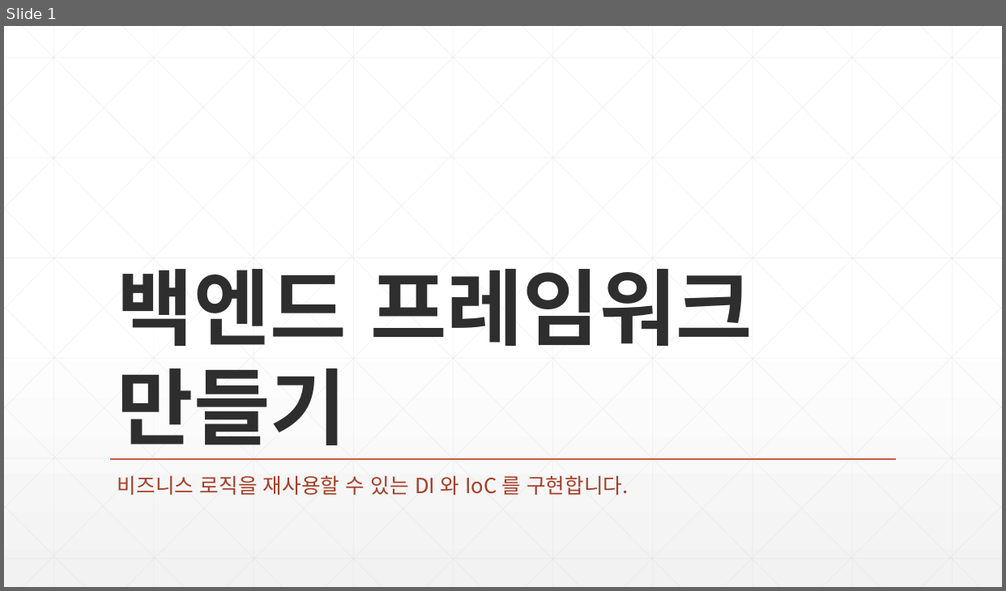
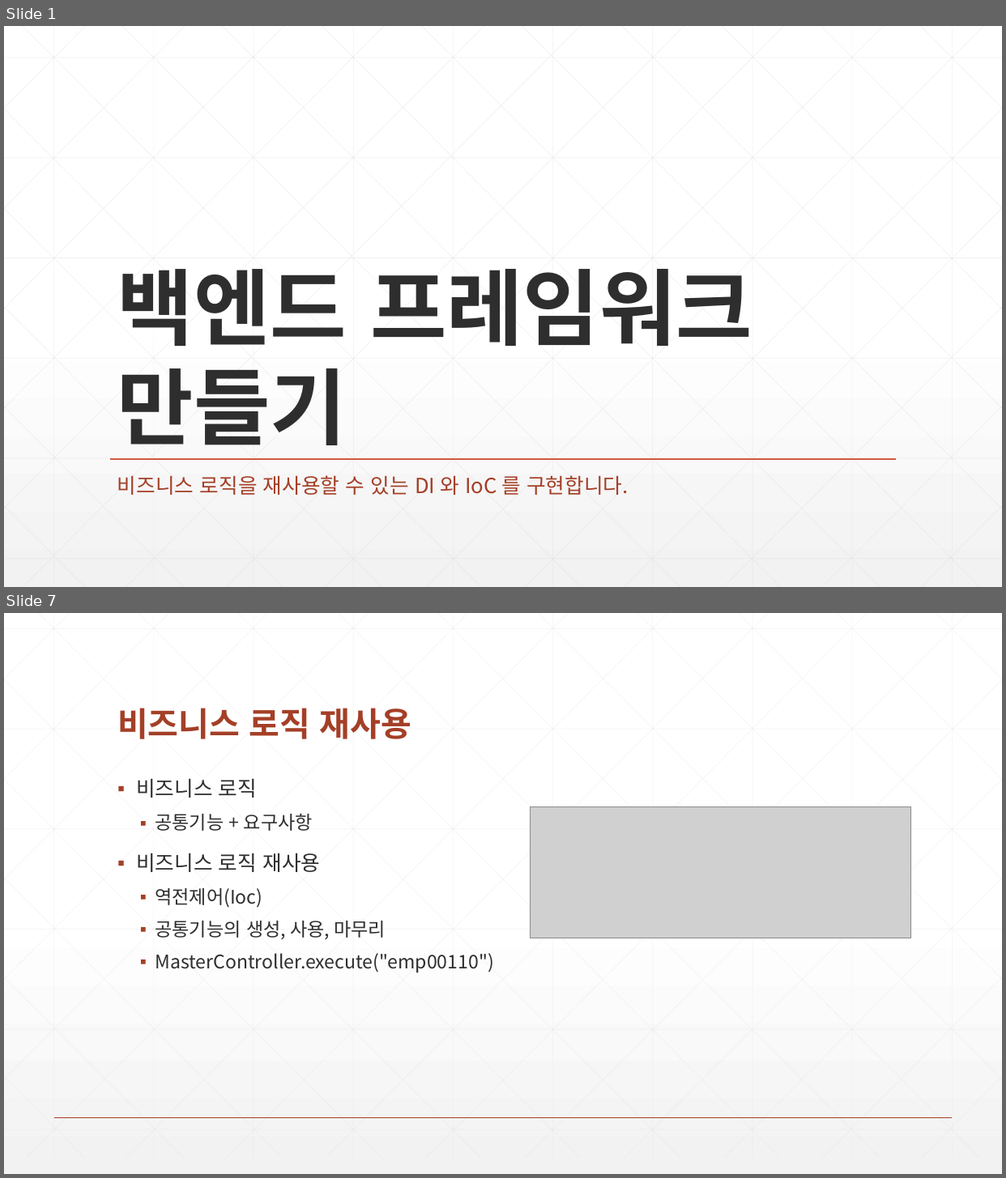
Before and after one commit to zeroshift01/code5, a slide deck: inflearn04/doc/교재.pptx. Shown one above the other, each under a label of ours: slide 1 before the commit, slides 1 and 7 after it; the slides between them are not shown. The pictures are 1006x591 and 1006x1178 pixels, drawn with LibreOffice and Linux fonts; fonts in the diff are those of the drawing; grey boxes stand for pictures. Boxes give left, top, right and bottom in pixels: in the first picture for what was removed or moved away, otherwise in the second. Text is boxed around its words. In the diff, an @@ line names an element or a change of style, - is before the commit and + after.

```diff
--- a/inflearn04/doc/교재.pptx
+++ b/inflearn04/doc/교재.pptx
@@ slide 7 added at (4,613,1002,1174), background gradient #FFFFFF to #F2F2F2 @@
@@ title added at (117,708,411,739), 32 pt, text #A43F27, bold @@
+비즈니스 로직 재사용
@@ text added at (136,778,494,973), 18 pt, text #2D2E2D @@
+▪ 비즈니스 로직
+  ▪ 공통기능 + 요구사항
+▪ 비즈니스 로직 재사용
+  ▪ 역전제어(Ioc)
+  ▪ 공통기능의 생성, 사용, 마무리
+  ▪ MasterController.execute("emp00110")
@@ picture added at (530,807,911,938) @@
@@ group added at (4,613,1002,1159): 46 lines @@
@@ line added from (54, 1118) to (953, 1118), #A43F27 1 pt @@
```
Also in this commit, not shown: 5 slides changed, 1 other slide added, 10 slides removed, 6 other files.
